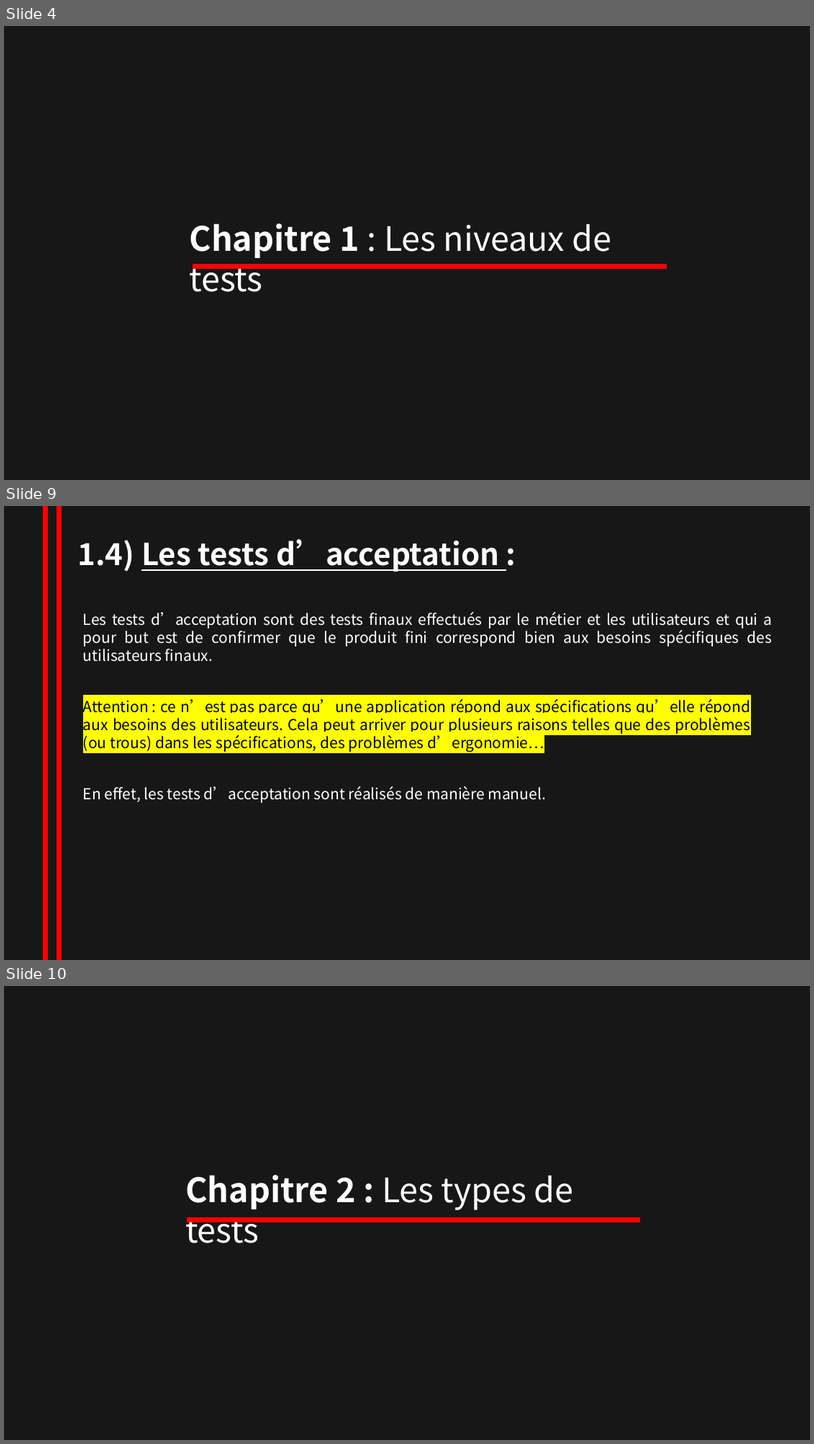
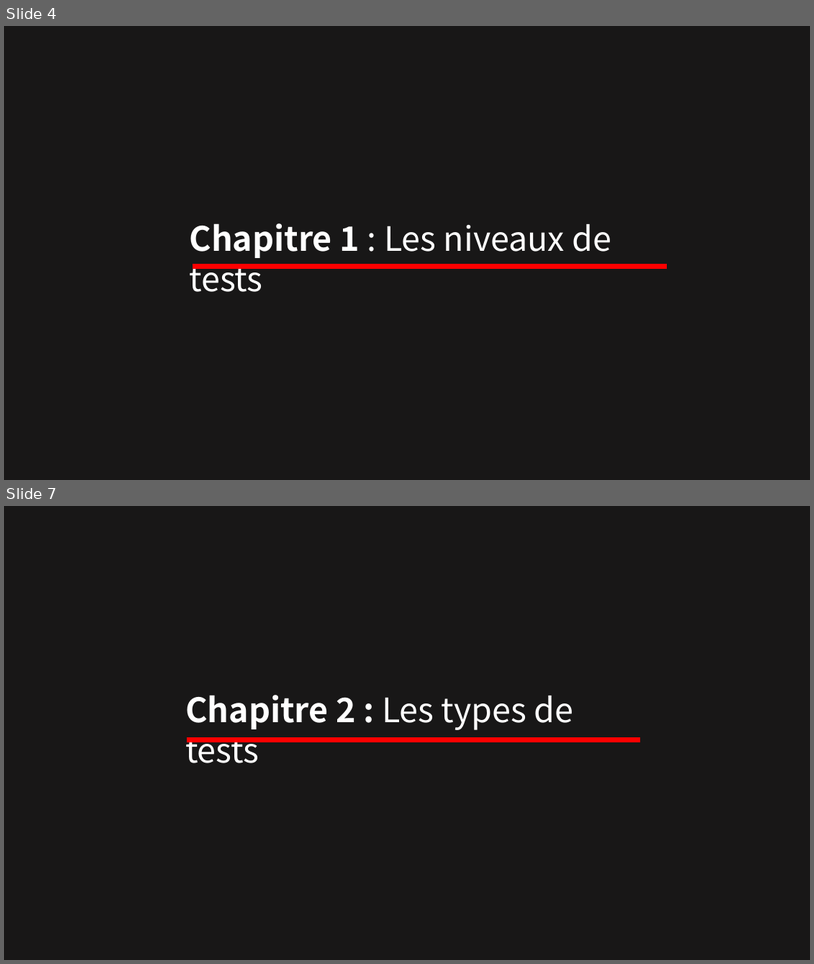
Before and after one commit to NesrineZitouni11/nesrine_zitouni, a slide deck: TRAVAUX/powerpointRevisionISTQB.pptx. Shown one above the other, each under a label of ours: slides 4, 9 and 10 before the commit, slides 4 and 7 after it; the slides between them are not shown. The pictures are 814x1444 and 814x964 pixels, drawn with LibreOffice and Linux fonts; fonts in the diff are those of the drawing. Boxes give left, top, right and bottom in pixels: in the first picture for what was removed or moved away, otherwise in the second. Text is boxed around its words. In the diff, an @@ line names an element or a change of style, - is before the commit and + after.

```diff
--- a/TRAVAUX/powerpointRevisionISTQB.pptx
+++ b/TRAVAUX/powerpointRevisionISTQB.pptx
@@ slide 9 removed at box(4, 506, 810, 960), background #181717 @@
@@ line removed from (46, 506) to (46, 960) @@
@@ line removed from (59, 506) to (59, 960) @@
@@ text removed at box(78, 539, 499, 572) @@
-1.4) Les tests d’acceptation :
@@ text removed at box(83, 612, 772, 662) @@
-Les tests d’acceptation sont des tests finaux effectués par le métier et les utilisateurs et qui a pour but est de confirmer que le produit fini correspond bien aux besoins spécifiques des utilisateurs finaux.
@@ text removed at box(83, 699, 751, 752) @@
-Attention : ce n’est pas parce qu’une application répond aux spécifications qu’elle répond aux besoins des utilisateurs. Cela peut arriver pour plusieurs raisons telles que des problèmes (ou trous) dans les spécifications, des problèmes d’ergonomie…
@@ text removed at box(83, 786, 546, 803) @@
-En effet, les tests d’acceptation sont réalisés de manière manuel.
@@ what was slide 10 is now slide 7 @@
```
Also in this commit, not shown: 2 slides changed, 5 slides added, 14 other slides removed.
